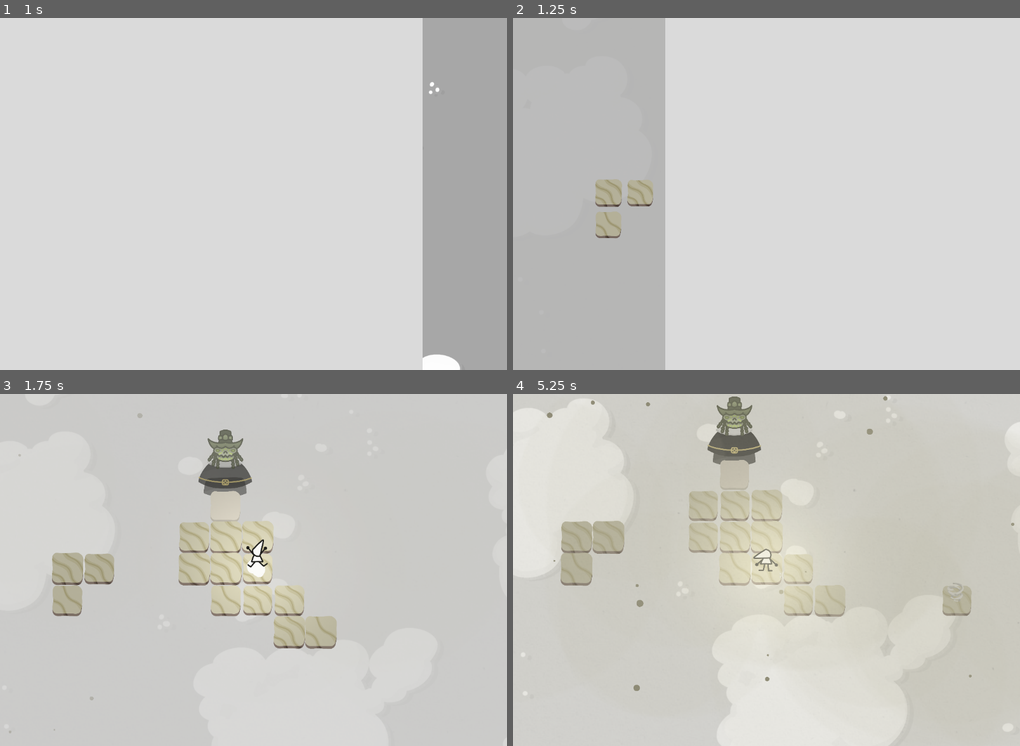
Above: before the commit, frames 1-4 (two rows, left to right).
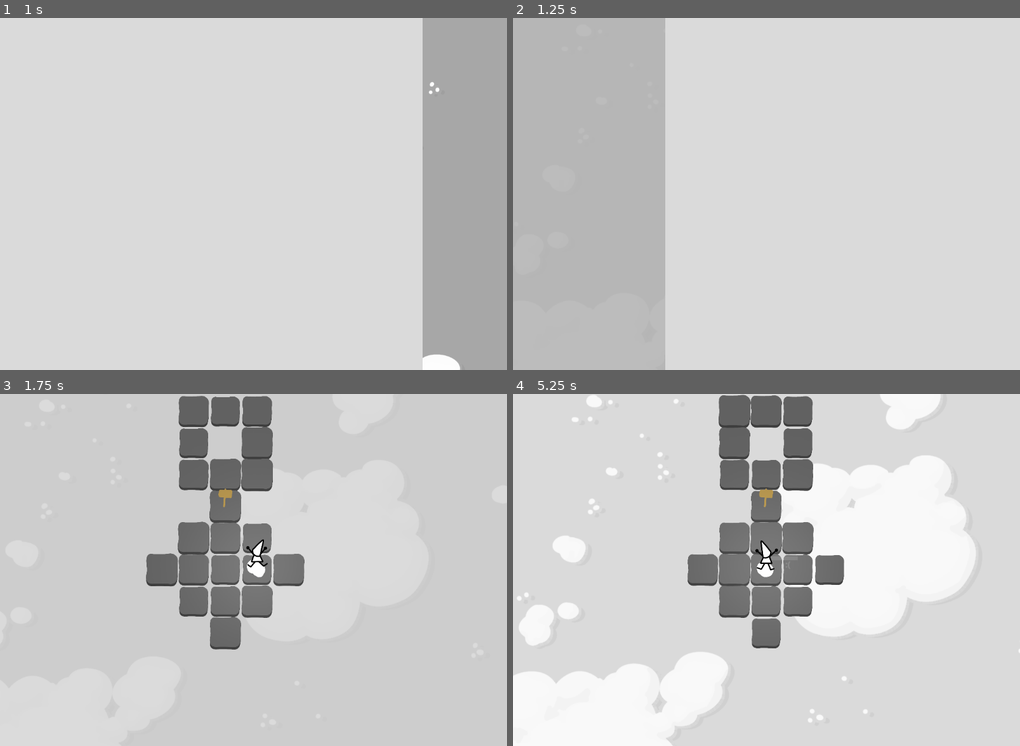
Above: after the commit, the same moments.

Repository: aznoqmous/gameoff-2024
Game: Godot game, scene res://scenes/main.tscn
Two runs of this game, one before a commit and one after it. Both use one fixed random seed, a clock stepped at 60 frames per second and the inputs below.
Inputs (mouse positions are in pixels of both pictures, inside the frame that each line leads up to):
- Up to frame 1 (1 s): click "PLAY" at 0.5 s
- Up to frame 2 (1.25 s): no input
- Up to frame 3 (1.75 s): move the mouse to (365, 552) at 1.27 s; hold Right (MoveRight) from 1.28 s (still down); tap Space (SwitchMode) at 1.35 s; click (365, 552) at 1.42 s
- Up to frame 4 (5.25 s): move the mouse to (665, 587) at 2.02 s; release Right (MoveRight) at 2.03 s; hold Down (MoveDown) 2.03-2.78 s; tap Space (SwitchMode) every 0.75 s from 2.1 to 5.1 s; move the mouse to (817, 492) at 2.77 s; hold Right (MoveRight) 2.78-3.53 s; move the mouse to (741, 640) at 3.52 s; hold Up (MoveUp) 3.53-4.28 s; click (741, 640) at 3.67 s; move the mouse to (918, 622) at 4.27 s; hold Left (MoveLeft) from 4.28 s (still down); move the mouse to (614, 517) at 5.02 s

Frame 1 is identical in both runs. In frame 2, 1.1% of the frame differs, in the area x 16-28%, y 45-63%; in frame 3, 14%; in frame 4, 54%, in the area x 0-100%, y 0-100%.

Commit message:
sound-test

Diff:
--- a/resources/levels/level_desert.tres
+++ b/resources/levels/level_desert.tres
@@ -2,11 +2,11 @@
 
 [ext_resource type="Script" path="res://scripts/resources/level_config.gd" id="1_13tuw"]
 [ext_resource type="PackedScene" uid="uid://rf1fci4jcbyv" path="res://scenes/environments/environment_desert.tscn" id="1_ik8f0"]
-[ext_resource type="AudioStream" uid="uid://dqdon5uwpsxbw" path="res://resources/audio/music/MUS_Desert.wav" id="2_rmyit"]
+[ext_resource type="AudioStream" uid="uid://dq2t0pxe1d4dc" path="res://resources/audio/SFX/AMB_Background.wav" id="3_ht32m"]
 
 [resource]
 script = ExtResource("1_13tuw")
 color = Color(0.9375, 0.920267, 0.820313, 1)
 cloud_color = Color(1, 1, 1, 1)
-theme = ExtResource("2_rmyit")
+theme = ExtResource("3_ht32m")
 environment = ExtResource("1_ik8f0")
--- a/resources/levels/level_mountain.tres
+++ b/resources/levels/level_mountain.tres
@@ -2,11 +2,11 @@
 
 [ext_resource type="PackedScene" uid="uid://bcj10ermbut8h" path="res://scenes/environments/environment_mountain.tscn" id="1_8p0j0"]
 [ext_resource type="Script" path="res://scripts/resources/level_config.gd" id="1_m6w7b"]
-[ext_resource type="AudioStream" uid="uid://be5ikwxnh7sp" path="res://resources/audio/music/MUS_Moutain.wav" id="3_pqash"]
+[ext_resource type="AudioStream" uid="uid://dq2t0pxe1d4dc" path="res://resources/audio/SFX/AMB_Background.wav" id="3_sg65x"]
 
 [resource]
 script = ExtResource("1_m6w7b")
 color = Color(0.808594, 0.742085, 0.612762, 1)
 cloud_color = Color(0.457031, 0.416363, 0.337418, 1)
-theme = ExtResource("3_pqash")
+theme = ExtResource("3_sg65x")
 environment = ExtResource("1_8p0j0")
--- a/resources/levels/level_nature.tres
+++ b/resources/levels/level_nature.tres
@@ -2,11 +2,11 @@
 
 [ext_resource type="Script" path="res://scripts/resources/level_config.gd" id="1_1n3q2"]
 [ext_resource type="PackedScene" uid="uid://c0y186lynyfnm" path="res://scenes/environments/environment_nature.tscn" id="1_vkpms"]
-[ext_resource type="AudioStream" uid="uid://cttjpdrpb1uk6" path="res://resources/audio/music/MUS_Forest.wav" id="2_3bx8g"]
+[ext_resource type="AudioStream" uid="uid://dq2t0pxe1d4dc" path="res://resources/audio/SFX/AMB_Background.wav" id="3_f40cl"]
 
 [resource]
 script = ExtResource("1_1n3q2")
 color = Color(0.584877, 0.636719, 0.492462, 1)
 cloud_color = Color(0.648051, 0.660156, 0.626633, 1)
-theme = ExtResource("2_3bx8g")
+theme = ExtResource("3_f40cl")
 environment = ExtResource("1_vkpms")
--- a/scenes/game.tscn
+++ b/scenes/game.tscn
@@ -65,7 +65,7 @@
 visible = false
 
 [node name="Player" parent="." instance=ExtResource("1_2la08")]
-position = Vector2(-6960, -12000)
+position = Vector2(0, 2160)
 
 [node name="Camera2D" type="Camera2D" parent="Player"]
 zoom = Vector2(0.3, 0.3)
@@ -97,6 +97,9 @@
 [node name="ThemeAudio" type="AudioStreamPlayer" parent="AudioManager"]
 bus = &"Music"
 
+[node name="AudioTrack" type="AudioStreamPlayer" parent="AudioManager"]
+bus = &"Music"
+
 [node name="EnvironmentManager" type="Node2D" parent="."]
 script = ExtResource("21_1k5mv")
 
--- a/scenes/levels/desert/level_desert_teacher.tscn
+++ b/scenes/levels/desert/level_desert_teacher.tscn
@@ -1,7 +1,8 @@
-[gd_scene load_steps=6 format=4 uid="uid://b0ilfph3jcmlc"]
+[gd_scene load_steps=7 format=4 uid="uid://b0ilfph3jcmlc"]
 
 [ext_resource type="Script" path="res://scripts/levels/level.gd" id="1_jjxnf"]
 [ext_resource type="Resource" uid="uid://bp46233w7mvtr" path="res://resources/levels/level_desert.tres" id="2_7x2fo"]
+[ext_resource type="AudioStream" uid="uid://dqdon5uwpsxbw" path="res://resources/audio/music/MUS_Desert.wav" id="3_jhc4e"]
 [ext_resource type="TileSet" uid="uid://bovlkgk6cwuhx" path="res://resources/tilemaps/game.tres" id="3_kd81x"]
 [ext_resource type="PackedScene" uid="uid://dhmnwbbaxa1e0" path="res://scenes/teachers/teacher-desert.tscn" id="4_7f5ml"]
 [ext_resource type="PackedScene" uid="uid://dfhatiwnqnqwl" path="res://scenes/spells/show_spell_tornado.tscn" id="5_i8ohb"]
@@ -9,6 +10,7 @@
 [node name="DesertTeacher" type="Node2D"]
 script = ExtResource("1_jjxnf")
 level_config = ExtResource("2_7x2fo")
+audio_track = ExtResource("3_jhc4e")
 
 [node name="Spawn" type="Node2D" parent="."]
 
--- a/scenes/levels/level_tutorial.tscn
+++ b/scenes/levels/level_tutorial.tscn
@@ -10,7 +10,7 @@
 level_config = ExtResource("2_1kcvj")
 
 [node name="Spawn" type="Node2D" parent="."]
-position = Vector2(1440, -1920)
+position = Vector2(1680, -1920)
 
 [node name="TileMapLayer" type="TileMapLayer" parent="."]
 z_index = -2
--- a/scenes/levels/mountain/level_mountain_teacher.tscn
+++ b/scenes/levels/mountain/level_mountain_teacher.tscn
@@ -1,8 +1,9 @@
-[gd_scene load_steps=8 format=4 uid="uid://b4loukqvarc2c"]
+[gd_scene load_steps=9 format=4 uid="uid://b4loukqvarc2c"]
 
 [ext_resource type="Script" path="res://scripts/levels/level.gd" id="1_ckpm8"]
 [ext_resource type="Resource" uid="uid://d28pre13p8bry" path="res://resources/levels/level_mountain.tres" id="2_8wquj"]
 [ext_resource type="TileSet" uid="uid://bovlkgk6cwuhx" path="res://resources/tilemaps/game.tres" id="3_bmdmo"]
+[ext_resource type="AudioStream" uid="uid://be5ikwxnh7sp" path="res://resources/audio/music/MUS_Moutain.wav" id="3_mis3p"]
 [ext_resource type="PackedScene" uid="uid://cu5pn3mjvcwul" path="res://scenes/teachers/teacher-mountain.tscn" id="4_dq7ql"]
 [ext_resource type="PackedScene" uid="uid://dkriar24wri7v" path="res://scenes/tiles/tile-mountain.tscn" id="4_iihny"]
 [ext_resource type="PackedScene" uid="uid://dhgprbkhapw2i" path="res://scenes/items/button.tscn" id="4_vswbp"]
@@ -11,6 +12,7 @@
 [node name="MountainTeacher" type="Node2D"]
 script = ExtResource("1_ckpm8")
 level_config = ExtResource("2_8wquj")
+audio_track = ExtResource("3_mis3p")
 
 [node name="Spawn" type="Node2D" parent="."]
 position = Vector2(1920, 480)
--- a/scenes/levels/nature/level_nature_teacher.tscn
+++ b/scenes/levels/nature/level_nature_teacher.tscn
@@ -1,14 +1,16 @@
-[gd_scene load_steps=6 format=4 uid="uid://44ius7w12rme"]
+[gd_scene load_steps=7 format=4 uid="uid://44ius7w12rme"]
 
 [ext_resource type="Script" path="res://scripts/levels/level.gd" id="1_tau6u"]
 [ext_resource type="TileSet" uid="uid://bovlkgk6cwuhx" path="res://resources/tilemaps/game.tres" id="2_640f6"]
 [ext_resource type="Resource" uid="uid://5j1qjhkvo4du" path="res://resources/levels/level_nature.tres" id="2_bsqs5"]
+[ext_resource type="AudioStream" uid="uid://cttjpdrpb1uk6" path="res://resources/audio/music/MUS_Forest.wav" id="3_a3egj"]
 [ext_resource type="PackedScene" uid="uid://tywt2nicjedo" path="res://scenes/teachers/teacher-nature.tscn" id="3_s02hy"]
 [ext_resource type="PackedScene" uid="uid://cs4atjkdxi7l2" path="res://scenes/spells/show_spell_lilipad.tscn" id="5_8ljrb"]
 
 [node name="NatureTeacher" type="Node2D"]
 script = ExtResource("1_tau6u")
 level_config = ExtResource("2_bsqs5")
+audio_track = ExtResource("3_a3egj")
 
 [node name="Spawn" type="Node2D" parent="."]
 position = Vector2(480, -240)
--- a/scenes/title.tscn
+++ b/scenes/title.tscn
@@ -319,6 +319,7 @@
 
 [node name="TitleTheme2" type="AudioStreamPlayer" parent="."]
 stream = ExtResource("17_tw5mu")
+volume_db = -12.0
 autoplay = true
 bus = &"Music"
 
--- a/scripts/game.gd
+++ b/scripts/game.gd
@@ -2,7 +2,7 @@
 extends Node2D
 
 @onready var screen_overlay: ScreenOverlay = $ScreenOverlay
-@onready var audio_manager: Node = $AudioManager
+@onready var audio_manager: AudioManager = $AudioManager
 @onready var player: Player = $Player
 @onready var terrain: Node2D = $Terrain
 @onready var stones: Node2D = $Terrain/Stones
@@ -168,7 +168,9 @@
 
 func set_level(level: Level):
 	if not current_level or current_level.level_config != level.level_config:
-		audio_manager.play_theme(level.level_config.theme)
+		pass
+		#audio_manager.play_theme(level.level_config.theme)
+	if level.audio_track: audio_manager.play_audio_track(level.audio_track)
 	current_level = level
 	environment.set_level(level)
 
--- a/scripts/levels/level.gd
+++ b/scripts/levels/level.gd
@@ -7,6 +7,7 @@
 @onready var spawn: Node2D = $Spawn
 
 @export var level_config: LevelConfig
+@export var audio_track: AudioStream
 
 var refLevel: Level # level kept as reference inside game
 
--- a/scripts/managers/audio_manager.gd
+++ b/scripts/managers/audio_manager.gd
@@ -1,3 +1,4 @@
+class_name AudioManager
 extends Node
 
 var themes = {}
@@ -6,6 +7,7 @@
 
 @onready var background_audio: AudioStreamPlayer = $BackgroundAudio
 @onready var theme_audio: AudioStreamPlayer = $ThemeAudio
+@onready var audio_track: AudioStreamPlayer = $AudioTrack
 
 var theme_volume = 0
 var active_theme: AudioStream
@@ -32,3 +34,7 @@
 	active_player = player
 	player.volume_db = -80
 	player.play()
+
+func play_audio_track(track: AudioStream):
+	audio_track.stream = track
+	audio_track.play()
Not shown, changed: resources/audio/music/MUS_Desert.wav.import
Not shown, changed: resources/audio/music/MUS_Forest.wav.import
Not shown, changed: version_html
